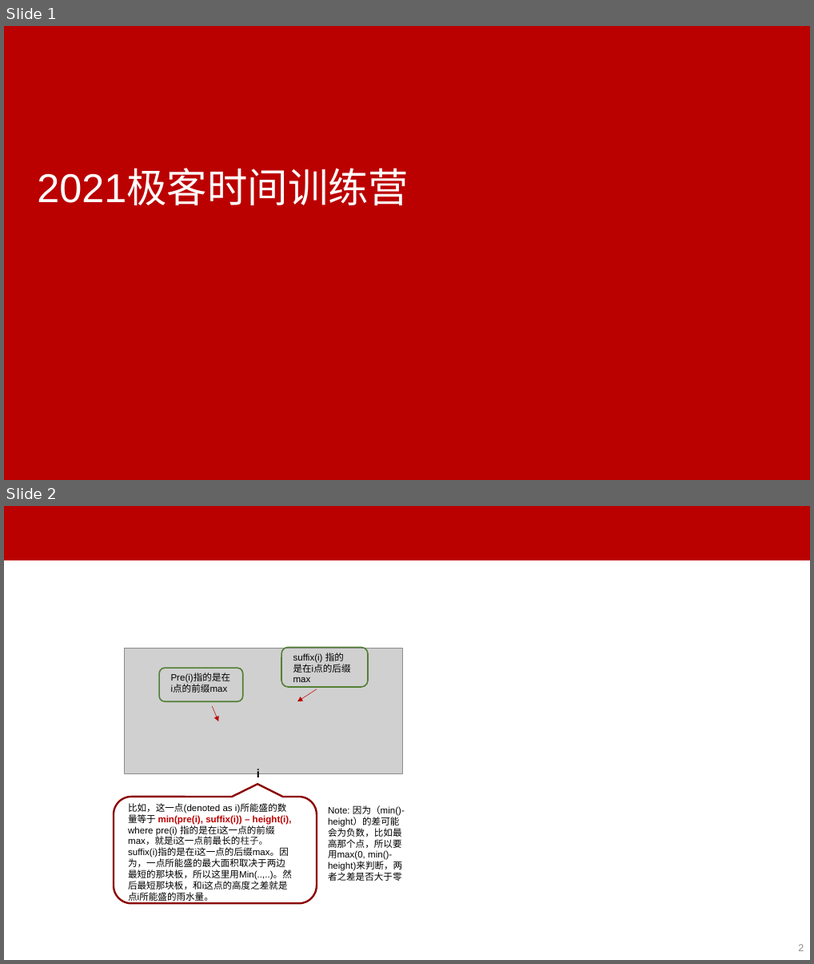
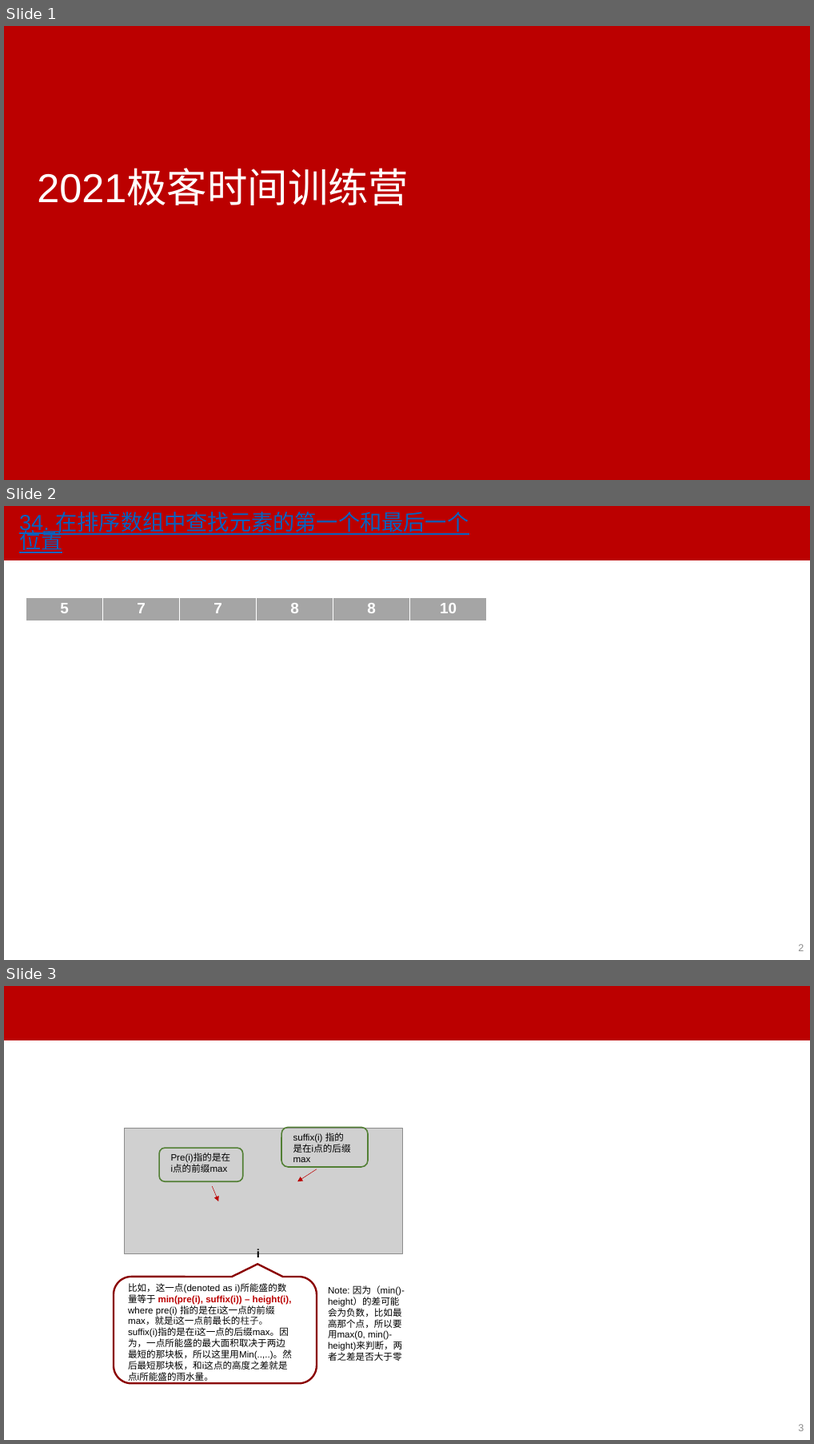
Before and after one commit to imchao9/2021_SU_Algorithms, a slide deck: For Animation or Visualization.pptx. Shown one above the other, each under a label of ours: slides 1 and 2 before the commit, slides 1, 2 and 3 after it. The pictures are 814x964 and 814x1444 pixels, drawn with LibreOffice and Linux fonts; fonts in the diff are those of the drawing; grey boxes stand for pictures; background and template pictures are left out. Boxes give left, top, right and bottom in pixels: in the first picture for what was removed or moved away, otherwise in the second. Text is boxed around its words. In the diff, an @@ line names an element or a change of style, - is before the commit and + after.

```diff
--- a/For Animation or Visualization.pptx
+++ b/For Animation or Visualization.pptx
@@ slide 2 added at bbox=[4, 506, 810, 960], background #FFFFFF; not listed: 1 template element that a slide beside it also shows @@
@@ text added at bbox=[19, 512, 469, 553], 25.9 pt, text #0563C1, underline @@
+34. 在排序数组中查找元素的第一个和最后一个位置
@@ table added at bbox=[26, 597, 487, 622], 1 rows, 6 columns @@
+5 | 7 | 7 | 8 | 8 | 10
@@ page number added at bbox=[798, 944, 804, 951], 12 pt, text #8C8C8C @@
+2
@@ what was slide 2 is now slide 3 @@
@@ page number at bbox=[798, 1424, 804, 1431]: text changed @@
-2
+3
```
Also in this commit, not shown: 39 other files.
